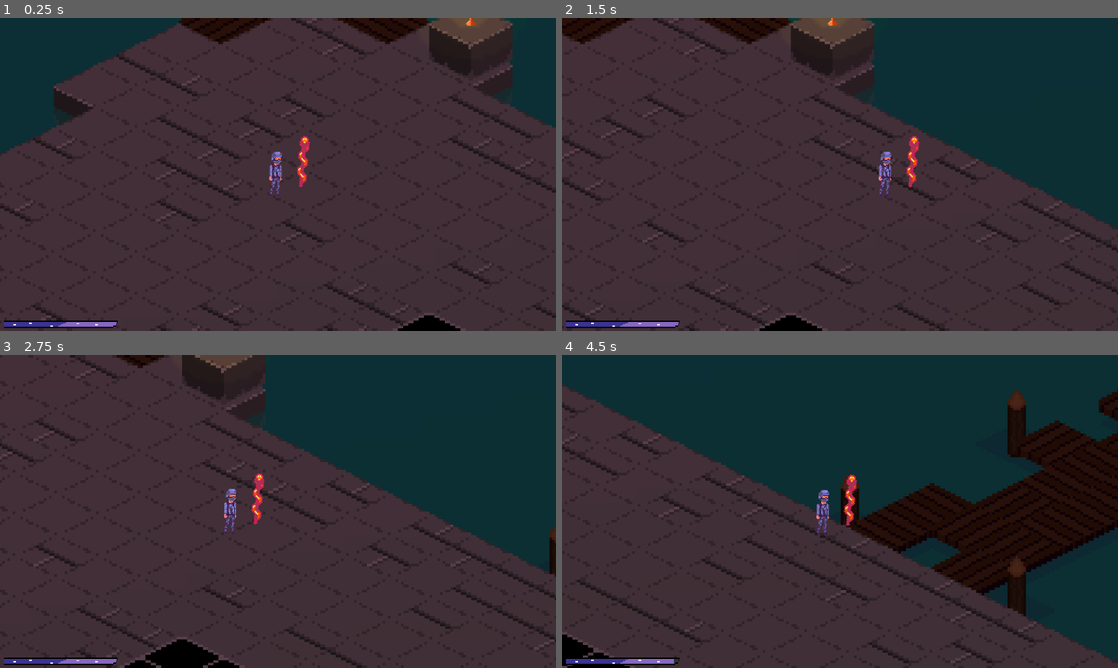
Above: before the commit, frames 1-4 (two rows, left to right).
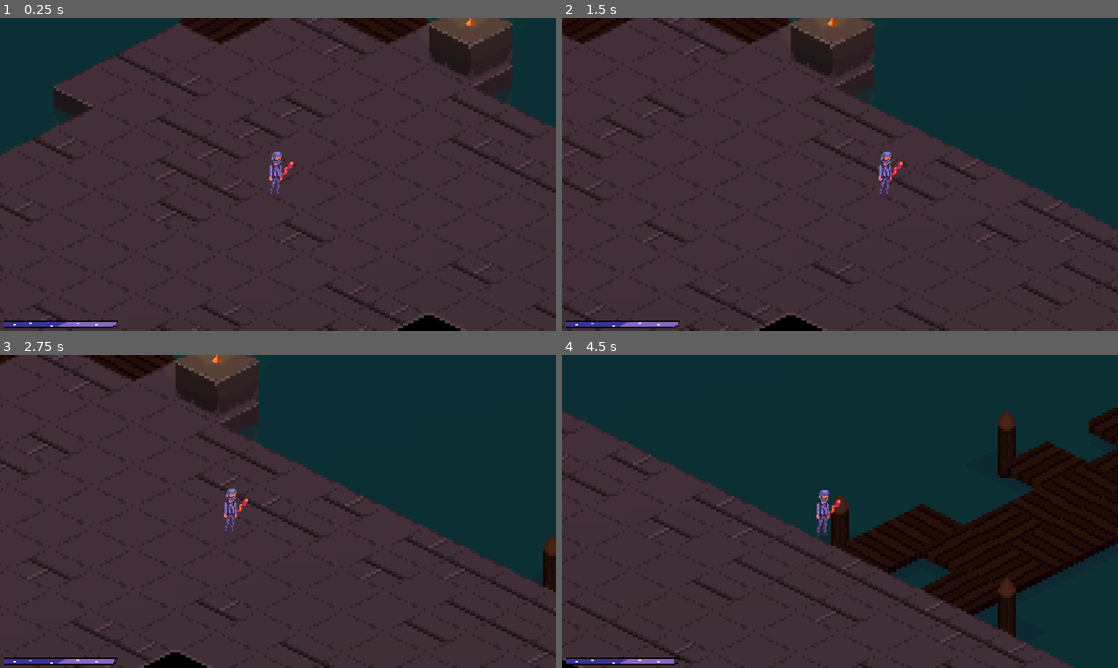
Above: after the commit, the same moments.

Repository: DarkMalygos/Game-Jam-Test
Game: Godot game, scene res://scenes/main.tscn
Same seed, same stepped clock (60 frames per second), same inputs: the game is played once before the commit and once after it.
Inputs (mouse positions are in pixels of both pictures, inside the frame that each line leads up to):
- Up to frame 1 (0.25 s): no input
- Up to frame 2 (1.5 s): tap Enter (ui_accept) at 0.5, 0.77 s; move the mouse to (962, 158) at 0.52 s; hold D (movement_right) from 0.53 s (still down); click (962, 158) at 0.6 s; right-click (962, 158) at 0.8 s; move the mouse to (728, 190) at 1.27 s; right-click (728, 190) at 1.35 s
- Up to frame 3 (2.75 s): tap Enter (ui_accept) at 1.52 s; click (166, 527) at 1.55 s; move the mouse to (333, 442) at 2.02 s; release D (movement_right) at 2.03 s; hold A (movement_left) from 2.03 s (still down); click (333, 442) at 2.1 s; right-click (333, 442) at 2.3 s
- Up to frame 4 (4.5 s): move the mouse to (812, 574) at 2.77 s; release A (movement_left) at 2.78 s; hold D (movement_right) 2.78-4.28 s; right-click (812, 574) at 2.85 s; tap Enter (ui_accept) at 3.02, 3.77 s; click (812, 574) at 3.05 s; move the mouse to (1006, 558) at 3.52 s; click (1006, 558) at 3.6 s; right-click (1006, 558) at 3.8 s; move the mouse to (673, 464) at 4.27 s; hold A (movement_left) from 4.28 s (still down); right-click (673, 464) at 4.35 s

The runs differ from the first frame. In frame 1, 0.3% of the frame differs, in the area x 50-56%, y 37-55%; in frame 2, 0.3%; in frame 3, 9.1%; in frame 4, 18%, in the area x 0-100%, y 9-100%.

Commit message:
Fireball ability updated
The fireball ability can shoot projectiles

Diff:
--- a/diablo_clone/project.godot
+++ b/diablo_clone/project.godot
@@ -19,6 +19,10 @@
 
 window/size/viewport_width=1280
 window/size/viewport_height=720
+
+[global_group]
+
+enemy=""
 
 [input]
 
--- a/diablo_clone/scenes/abilities/ability_components/damage_component.tscn
+++ b/diablo_clone/scenes/abilities/ability_components/damage_component.tscn
@@ -5,3 +5,4 @@
 
 [node name="DamageComponent" instance=ExtResource("1_rvnjd")]
 script = ExtResource("2_b1ejd")
+damage = 10
--- /dev/null
+++ b/diablo_clone/scenes/abilities/ability_components/ranged_component.tscn
@@ -0,0 +1,8 @@
+[gd_scene load_steps=3 format=3 uid="uid://embuolrmjim4"]
+
+[ext_resource type="PackedScene" uid="uid://dani41a6h0rhc" path="res://scenes/abilities/ability_components/ability_component.tscn" id="1_v35uw"]
+[ext_resource type="Script" path="res://scripts/abilities/ability_components/ranged_component.gd" id="2_h47qc"]
+
+[node name="RangedComponent" instance=ExtResource("1_v35uw")]
+script = ExtResource("2_h47qc")
+range = 100
--- /dev/null
+++ b/diablo_clone/scenes/abilities/ability_components/single_target_component.tscn
@@ -0,0 +1,7 @@
+[gd_scene load_steps=3 format=3 uid="uid://ckj7kwprp3pgq"]
+
+[ext_resource type="PackedScene" uid="uid://dani41a6h0rhc" path="res://scenes/abilities/ability_components/ability_component.tscn" id="1_ynbxu"]
+[ext_resource type="Script" path="res://scripts/abilities/ability_components/single_target_component.gd" id="2_epgs5"]
+
+[node name="SingleTargetComponent" instance=ExtResource("1_ynbxu")]
+script = ExtResource("2_epgs5")
--- a/diablo_clone/scenes/abilities/fireball_ability.tscn
+++ b/diablo_clone/scenes/abilities/fireball_ability.tscn
@@ -1,16 +1,17 @@
-[gd_scene load_steps=6 format=3 uid="uid://b1g7xg68ticof"]
+[gd_scene load_steps=5 format=3 uid="uid://b1g7xg68ticof"]
 
 [ext_resource type="PackedScene" uid="uid://csujn8nl3qiak" path="res://scenes/abilities/ability.tscn" id="1_wlo52"]
 [ext_resource type="Script" path="res://scripts/abilities/fireball_ability.gd" id="2_3yedj"]
-[ext_resource type="PackedScene" uid="uid://ctxeala4uin4s" path="res://scenes/abilities/ability_components/damage_component.tscn" id="3_vuf3d"]
-[ext_resource type="PackedScene" uid="uid://cy2jelaiiaj6q" path="res://scenes/abilities/ability_components/aoe_component.tscn" id="4_3ihxn"]
-[ext_resource type="Script" path="res://scripts/abilities/ability_components/aoe_component.gd" id="4_quj0l"]
+[ext_resource type="PackedScene" uid="uid://embuolrmjim4" path="res://scenes/abilities/ability_components/ranged_component.tscn" id="4_nu66l"]
+[ext_resource type="PackedScene" uid="uid://ckj7kwprp3pgq" path="res://scenes/abilities/ability_components/single_target_component.tscn" id="5_57sg6"]
 
 [node name="FireballAbility" instance=ExtResource("1_wlo52")]
 script = ExtResource("2_3yedj")
+cooldown = 1.0
+self_damage = 2
 
-[node name="DamageComponent" parent="." index="0" instance=ExtResource("3_vuf3d")]
+[node name="RangedComponent" parent="." index="0" instance=ExtResource("4_nu66l")]
+speed = 5
+ability_range = 100
 
-[node name="AoEComponent" parent="." index="1" instance=ExtResource("4_3ihxn")]
-script = ExtResource("4_quj0l")
-radius = 5
+[node name="SingleTargetComponent" parent="." index="1" instance=ExtResource("5_57sg6")]
--- a/diablo_clone/scenes/abilities/heal_ability.tscn
+++ b/diablo_clone/scenes/abilities/heal_ability.tscn
@@ -10,3 +10,4 @@
 self_damage = 0
 
 [node name="HealComponent" parent="." index="0" instance=ExtResource("3_q0rr2")]
+heal = 1
--- a/diablo_clone/scenes/entities/entity.tscn
+++ b/diablo_clone/scenes/entities/entity.tscn
@@ -16,6 +16,7 @@
 }]
 
 [sub_resource type="CircleShape2D" id="CircleShape2D_a47sp"]
+radius = 6.66667
 
 [node name="Entity" type="Node2D"]
 scale = Vector2(0.3, 0.3)
@@ -23,11 +24,14 @@
 [node name="CharacterBody2D" type="CharacterBody2D" parent="."]
 script = ExtResource("1_1p27h")
 
+[node name="Staff" parent="CharacterBody2D" instance=ExtResource("3_pgdd4")]
+position = Vector2(23.3333, -3.33333)
+
 [node name="AnimatedSprite2D" type="AnimatedSprite2D" parent="CharacterBody2D"]
 sprite_frames = SubResource("SpriteFrames_tv786")
+metadata/_edit_lock_ = true
 
 [node name="CollisionShape2D" type="CollisionShape2D" parent="CharacterBody2D"]
-position = Vector2(0, 40)
+position = Vector2(-3.33333, 23.3333)
 shape = SubResource("CircleShape2D_a47sp")
-
-[node name="Staff" parent="CharacterBody2D" instance=ExtResource("3_pgdd4")]
+metadata/_edit_lock_ = true
--- a/diablo_clone/scenes/entities/main_character/main_character.tscn
+++ b/diablo_clone/scenes/entities/main_character/main_character.tscn
@@ -9,8 +9,11 @@
 script = ExtResource("2_uxssg")
 player_health = 100
 
-[node name="CollisionShape2D" parent="CharacterBody2D" index="1"]
-position = Vector2(0, 0)
+[node name="Staff" parent="CharacterBody2D" index="0"]
+position = Vector2(23.3333, -3.33333)
+
+[node name="CollisionShape2D" parent="CharacterBody2D" index="2"]
+position = Vector2(-3.33333, 23.3333)
 
 [node name="Camera2D" type="Camera2D" parent="CharacterBody2D" index="3"]
 zoom = Vector2(6, 6)
--- /dev/null
+++ b/diablo_clone/scenes/hit_objects/hit_object.tscn
@@ -0,0 +1,19 @@
+[gd_scene load_steps=4 format=3 uid="uid://bbtps2ggbe8je"]
+
+[ext_resource type="Script" path="res://scripts/hit_objects/hit_object.gd" id="1_33trh"]
+[ext_resource type="Texture2D" uid="uid://dhl54hefromtr" path="res://assets/sprites/obsticles/lights/torch_light.png" id="1_ieaaf"]
+
+[sub_resource type="CircleShape2D" id="CircleShape2D_s0xfx"]
+radius = 15.0
+
+[node name="HitObject" type="Node2D"]
+scale = Vector2(0.3, 0.3)
+script = ExtResource("1_33trh")
+
+[node name="Sprite2D" type="Sprite2D" parent="."]
+texture = ExtResource("1_ieaaf")
+
+[node name="Area2D" type="Area2D" parent="."]
+
+[node name="CollisionShape2D" type="CollisionShape2D" parent="Area2D"]
+shape = SubResource("CircleShape2D_s0xfx")
--- /dev/null
+++ b/diablo_clone/scenes/hit_objects/projectiles/projectile.tscn
@@ -0,0 +1,7 @@
+[gd_scene load_steps=3 format=3 uid="uid://dsjjog4vrdx0e"]
+
+[ext_resource type="PackedScene" uid="uid://bbtps2ggbe8je" path="res://scenes/projectiles/projectile.tscn" id="1_tyfjc"]
+[ext_resource type="Script" path="res://scripts/hit_objects/projectiles/projectile.gd" id="2_pif3l"]
+
+[node name="Projectile" instance=ExtResource("1_tyfjc")]
+script = ExtResource("2_pif3l")
--- /dev/null
+++ b/diablo_clone/scenes/projectiles/projectile.tscn
@@ -0,0 +1,16 @@
+[gd_scene load_steps=3 format=3 uid="uid://bbtps2ggbe8je"]
+
+[ext_resource type="Texture2D" uid="uid://dhl54hefromtr" path="res://assets/sprites/obsticles/lights/torch_light.png" id="1_ieaaf"]
+
+[sub_resource type="CircleShape2D" id="CircleShape2D_s0xfx"]
+radius = 15.0
+
+[node name="Projectile" type="Node2D"]
+
+[node name="Sprite2D" type="Sprite2D" parent="."]
+texture = ExtResource("1_ieaaf")
+
+[node name="Area2D" type="Area2D" parent="."]
+
+[node name="CollisionShape2D" type="CollisionShape2D" parent="Area2D"]
+shape = SubResource("CircleShape2D_s0xfx")
--- a/diablo_clone/scenes/tile_map/tile_map.tscn
+++ b/diablo_clone/scenes/tile_map/tile_map.tscn
@@ -21,6 +21,7 @@
 fill = 1
 
 [node name="TileMap" type="Node2D"]
+position = Vector2(-769, 37)
 
 [node name="GroundLayer" type="TileMapLayer" parent="."]
 self_modulate = Color(0.497474, 0.497474, 0.497474, 1)
--- a/diablo_clone/scenes/weapons/staff.tscn
+++ b/diablo_clone/scenes/weapons/staff.tscn
@@ -2,15 +2,20 @@
 
 [ext_resource type="PackedScene" uid="uid://ddu0bjt5tfdbf" path="res://scenes/weapons/weapon.tscn" id="1_oxh8u"]
 [ext_resource type="Script" path="res://scripts/weapons/staff.gd" id="2_6p3mt"]
-[ext_resource type="PackedScene" uid="uid://b1g7xg68ticof" path="res://scenes/abilities/fireball_ability.tscn" id="3_yo7rk"]
-[ext_resource type="PackedScene" uid="uid://be6nekgyxgxi4" path="res://scenes/abilities/heal_ability.tscn" id="4_h5x3b"]
+[ext_resource type="PackedScene" uid="uid://b1g7xg68ticof" path="res://scenes/abilities/fireball_ability.tscn" id="3_nr20n"]
+[ext_resource type="PackedScene" uid="uid://be6nekgyxgxi4" path="res://scenes/abilities/heal_ability.tscn" id="4_npo1d"]
 
 [node name="Staff" instance=ExtResource("1_oxh8u")]
+position = Vector2(23.3333, -3.33333)
 script = ExtResource("2_6p3mt")
+minimum = 1
+maximum = 3
 current = 2
-allowed_ability_components = Array[String](["DamageComponent", "AoEComponent", "HealComponent"])
+allowed_ability_components = Array[String](["RangedComponent", "DamageComponent", "SingleTargetComponent", "HealComponent"])
 
-[node name="FireballAbility" parent="." index="2" instance=ExtResource("3_yo7rk")]
+[node name="SpawnPoint" parent="." index="1"]
+position = Vector2(-40, -120)
 
-[node name="HealAbility" parent="." index="3" instance=ExtResource("4_h5x3b")]
-scale = Vector2(1, 1)
+[node name="FireballAbility" parent="." index="2" instance=ExtResource("3_nr20n")]
+
+[node name="HealAbility" parent="." index="3" instance=ExtResource("4_npo1d")]
--- a/diablo_clone/scenes/weapons/weapon.tscn
+++ b/diablo_clone/scenes/weapons/weapon.tscn
@@ -15,13 +15,13 @@
 }]
 
 [node name="Weapon" type="Node2D"]
-position = Vector2(56, -32)
-scale = Vector2(0.2, 0.2)
+position = Vector2(23.3333, -3.33333)
+rotation = -0.120428
+scale = Vector2(0.1, 0.1)
 script = ExtResource("1_gw7ab")
 
 [node name="AnimatedSprite2D" type="AnimatedSprite2D" parent="."]
-rotation = -0.698132
 sprite_frames = SubResource("SpriteFrames_8r6kd")
 
 [node name="SpawnPoint" type="Node2D" parent="."]
-position = Vector2(-107, -81)
+position = Vector2(-40, -120)
--- a/diablo_clone/scripts/abilities/ability.gd
+++ b/diablo_clone/scripts/abilities/ability.gd
@@ -4,26 +4,10 @@
 @export var cooldown := 2.0
 @export var self_damage := 10
 
-var ability_components: Array[AbilityComponent] = []
+@onready var spawn_point := get_node("../SpawnPoint")
+
 var cooldown_timer := 0.0
 var active := true
-
-func _ready() -> void:
-	for node in get_children():
-		if node is AbilityComponent:
-			ability_components.append(node)
-
-func try_activate(user: CharacterBody2D):
-	if !active:
-		return
-
-	user.change_current_health(self_damage)
-	active = false
-	activate(user)
-
-##Override this in child
-func activate(user: CharacterBody2D):
-	pass
 
 func _process(delta: float) -> void:
 	if active:
@@ -34,3 +18,15 @@
 	if cooldown_timer >= cooldown:
 		active = true
 		cooldown_timer = 0
+
+func try_activate(user: CharacterBody2D, group: String, target_position: Vector2):
+	if !active:
+		return
+
+	user.change_current_health(self_damage)
+	active = false
+	activate(user, group, target_position)
+
+##Override this in child
+func activate(user: CharacterBody2D, group: String, target_position: Vector2):
+	pass
--- a/diablo_clone/scripts/abilities/ability_components/damage_component.gd
+++ b/diablo_clone/scripts/abilities/ability_components/damage_component.gd
@@ -3,5 +3,5 @@
 
 @export var damage := 10
 
-func deal_damage(user: CharacterBody2D, target: Vector2):
-	print(damage)
+func ranged_attack(user: CharacterBody2D, target: Vector2):
+	pass
--- a/diablo_clone/scripts/abilities/ability_components/heal_component.gd
+++ b/diablo_clone/scripts/abilities/ability_components/heal_component.gd
@@ -5,4 +5,3 @@
 
 func single_target_heal(user: CharacterBody2D):
 	user.change_current_health(-heal)
-	print(heal)
--- /dev/null
+++ b/diablo_clone/scripts/abilities/ability_components/ranged_component.gd
@@ -0,0 +1,7 @@
+extends AbilityComponent
+
+@export var speed := 5
+@export var ability_range := 100
+
+func fly_projectile(group: String, target_position: Vector2, projectile: HitObject):
+	projectile.set_fly_parameters(target_position, speed, ability_range)
--- /dev/null
+++ b/diablo_clone/scripts/abilities/ability_components/single_target_component.gd
@@ -0,0 +1,8 @@
+extends AbilityComponent
+class_name SingleTargetComponent
+
+func spawn_hit_object(packed_hit_object: PackedScene, spawn_position: Vector2):
+	var hit_object = packed_hit_object.instantiate()
+	get_node("../../../../..").add_child(hit_object)
+	hit_object.global_position = spawn_position
+	return hit_object
--- a/diablo_clone/scripts/abilities/fireball_ability.gd
+++ b/diablo_clone/scripts/abilities/fireball_ability.gd
@@ -1,4 +1,5 @@
 extends Ability
 
-func activate(user: CharacterBody2D):
-	ability_components[0].deal_damage(user, Vector2.ZERO)
+func activate(user: CharacterBody2D, group: String, target_position: Vector2):
+	var projectile = $SingleTargetComponent.spawn_hit_object(preload("res://scenes/hit_objects/projectiles/projectile.tscn"), spawn_point.global_position)
+	$RangedComponent.fly_projectile(group, target_position, projectile)
--- a/diablo_clone/scripts/abilities/heal_ability.gd
+++ b/diablo_clone/scripts/abilities/heal_ability.gd
@@ -1,4 +1,4 @@
 extends Ability
 
-func activate(user: CharacterBody2D):
-	ability_components[0].single_target_heal(user)
+func activate(user: CharacterBody2D, group: String, target_position: Vector2):
+	$HealComponent.single_target_heal(user)
--- a/diablo_clone/scripts/entities/main_character_body/main_character_body.gd
+++ b/diablo_clone/scripts/entities/main_character_body/main_character_body.gd
@@ -20,9 +20,9 @@
 		#velocity.y = jump_velocity
 
 	if Input.is_action_just_pressed("ability_one"):
-		weapon.activate(0, self)
+		weapon.activate(0, self, "enemy", get_global_mouse_position())
 	if Input.is_action_just_pressed("ability_two"):
-		weapon.activate(1, self)
+		weapon.activate(1, self, "enemy", get_global_mouse_position())
 
 	var direction := Input.get_vector("movement_left", "movement_right", "movement_up", "movement_down")
 	if direction:
--- /dev/null
+++ b/diablo_clone/scripts/hit_objects/hit_object.gd
@@ -0,0 +1,2 @@
+extends Node2D
+class_name HitObject
--- /dev/null
+++ b/diablo_clone/scripts/hit_objects/projectiles/projectile.gd
@@ -0,0 +1,19 @@
+extends HitObject
+class_name Projectile
+
+var direction: Vector2
+var speed: float
+var max_travel_distance: float
+var travel_distance := 0.0
+
+func set_fly_parameters(target_position: Vector2, speed: float, max_travel_distance: float):
+	direction = Vector2(target_position - global_position).normalized()
+	self.speed = speed
+	self.max_travel_distance = max_travel_distance
+
+func _physics_process(delta: float) -> void:
+	global_position += direction * speed
+	travel_distance += speed
+
+	if travel_distance >= max_travel_distance:
+		queue_free()
--- a/diablo_clone/scripts/weapons/weapon.gd
+++ b/diablo_clone/scripts/weapons/weapon.gd
@@ -14,24 +14,20 @@
 @export var allowed_ability_components: Array[String] = []
 
 var _current_ability_count:= 0
-var _abilities: Array[Ability] = []
 
 func _ready() -> void:
 	if !Engine.is_editor_hint():
-		for child in get_children():
-			if child is Ability:
-				_abilities.append(child)
+		var ability_count = _get_abilities().size()
+		if ability_count < minimum:
+			print("Missing abilities (minimum ability count: %d, current ability count: %d)" % [minimum, ability_count])
 
-		if _abilities.size() < minimum:
-			print("Missing abilities (minimum ability count: %d, current ability count: %d)" % [minimum, _abilities.size()])
-
-func activate(index: int, user: CharacterBody2D):
+func activate(index: int, user: CharacterBody2D, group: String, target_position: Vector2):
 	if !Engine.is_editor_hint():
-		if _abilities.size() <= index:
+		if _get_abilities().size() <= index:
 			print("Ability not assigned to this input")
 			return
 
-		_abilities[index].try_activate(user)
+		_get_abilities()[index].try_activate(user, group, target_position)
 
 func is_ability_in_allowed_group(ability: Ability):
 	var allowed = false
@@ -52,16 +48,22 @@
 			if child is Ability:
 				if !is_ability_in_allowed_group(child):
 					child.queue_free()
-					print("Node '%s' is not in an allowed ability components!" % child.name)
+					print(child.name, "-s components are not in allowed ability components! allowed: ", allowed_ability_components)
 					return
 
 				if _current_ability_count >= maximum:
 					child.queue_free()
 					return
 
-				_current_ability_count+= 1
+				_current_ability_count += 1
 
+func _get_abilities():
+	var current_abilities: Array[Ability] = []
+	for child in get_children():
+		if child is Ability:
+			current_abilities.append(child)
 
+	return current_abilities
 
 #func _on_child_entered_tree(node: Node) -> void:
 	#var node_class_name = node
